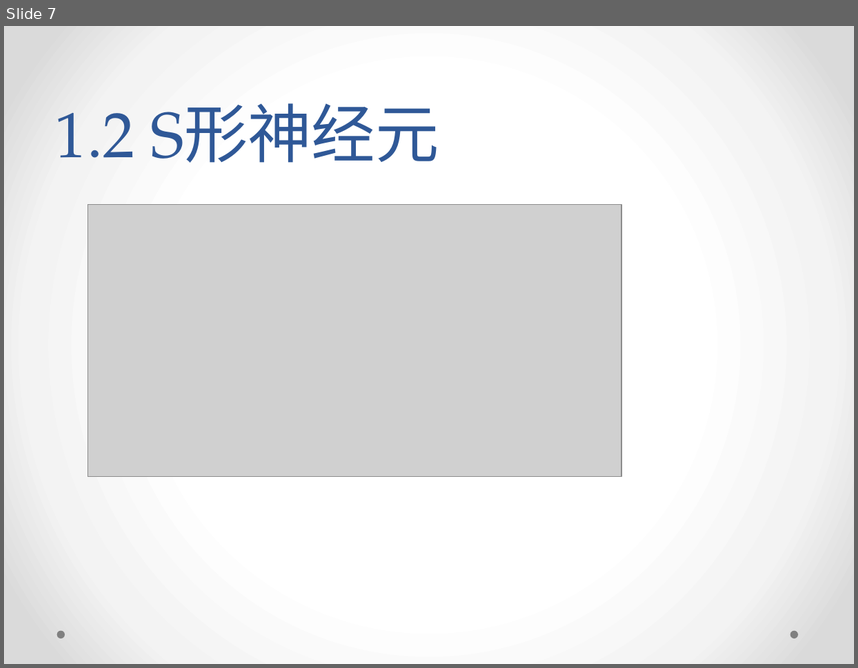
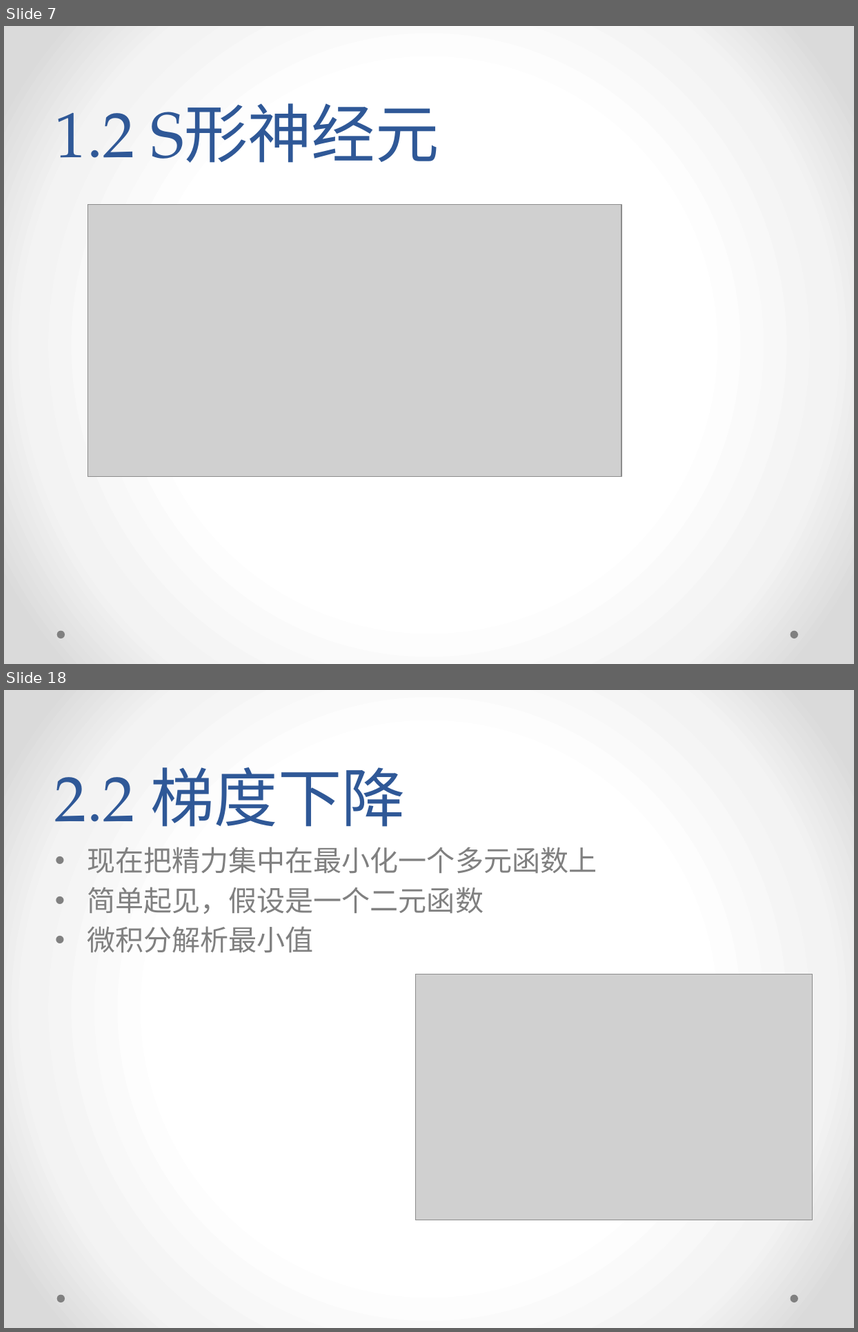
Before and after one commit to yish0000/neuralnetwork, a slide deck: 深度学习数学原理初探.pptx. Shown one above the other, each under a label of ours: slide 7 before the commit, slides 7 and 18 after it; the slides between them are not shown. The pictures are 858x668 and 858x1332 pixels, drawn with LibreOffice and Linux fonts; fonts in the diff are those of the drawing; grey boxes stand for pictures; background and template pictures are left out. Boxes give left, top, right and bottom in pixels: in the first picture for what was removed or moved away, otherwise in the second. Text is boxed around its words. In the diff, an @@ line names an element or a change of style, - is before the commit and + after.

```diff
--- a/深度学习数学原理初探.pptx
+++ b/深度学习数学原理初探.pptx
@@ slide 18 added at (4,690,854,1328), background gradient #FFFFFF to #F4F4F4 to #DADADA; not listed: 2 template elements that a slide beside it also shows @@
@@ title added at (55,767,406,827), 54 pt, text #2F5897 @@
+2.2 梯度下降
@@ text added at (87,847,597,953), 24 pt, text #808080 @@
+• 现在把精力集中在最小化一个多元函数上
+• 简单起见，假设是一个二元函数
+• 微积分解析最小值
@@ picture added at (415,974,813,1220) @@
```
Also in this commit, not shown: 12 other slides added.
